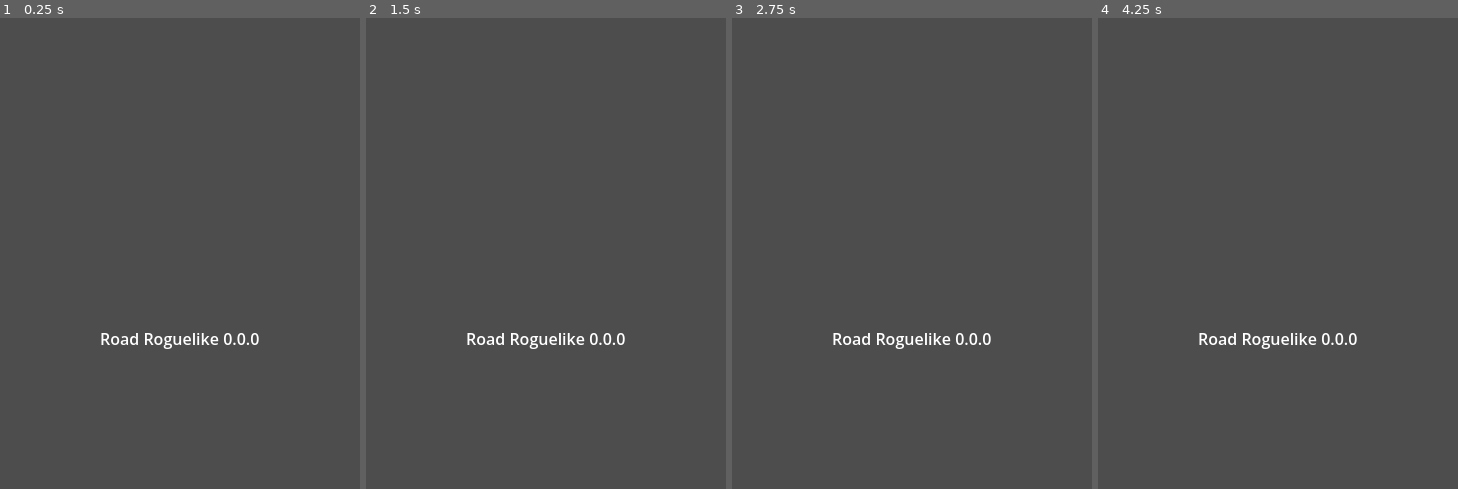
Above: before the commit, frames 1-4 (left to right).
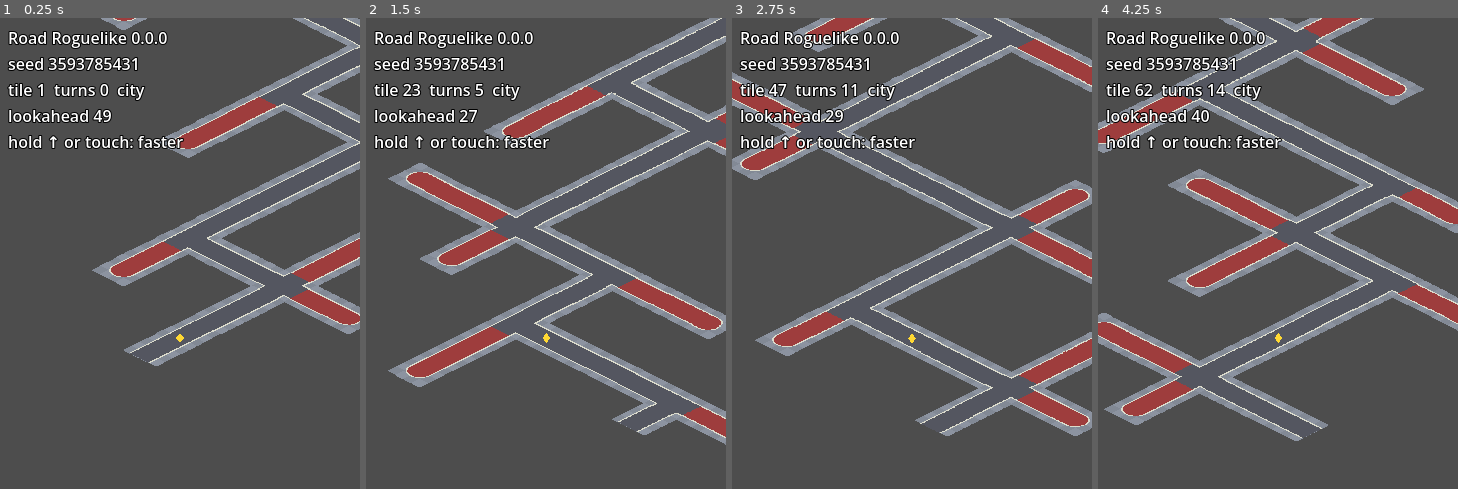
Above: after the commit, the same moments.

Repository: pompomon/roadgame
Game: Godot game, scene res://ui/main.tscn
The game is run twice, just before and just after one commit, with the same random seed, the same clock (stepped at 60 frames per second) and the same inputs.
Inputs (mouse positions are in pixels of both pictures, inside the frame that each line leads up to):
- Up to frame 1 (0.25 s): no input
- Up to frame 2 (1.5 s): tap Enter at 0.5 s; move the mouse to (625, 305) at 0.52 s; hold Up (ui_up) 0.53-1.25 s; hold Shift 0.53-1.25 s; click (625, 305) at 0.67 s; drag from (474, 371) to (528, 465) at 1.27 s
- Up to frame 3 (2.75 s): move the mouse to (948, 196) at 2.02 s; hold Up (ui_up) from 2.03 s (still down); tap Ctrl at 2.1 s; click (948, 196) at 2.17 s
- Up to frame 4 (4.25 s): release Up (ui_up) at 2.75 s; drag from (1260, 465) to (1170, 244) at 2.77 s; move the mouse to (1386, 432) at 3.52 s; tap Alt at 3.6 s; click (1386, 432) at 3.67 s

The runs differ from the first frame. In frame 1, 14% of the frame differs, in the area x 1-100%, y 0-74%; in frame 2, 20%; in frame 3, 20%; in frame 4, 23%, in the area x 0-100%, y 0-90%.

Commit message:
world, ui: add the grey box and the road viewer (M1 PR 4)
M1_PLAN.md PR 4 (M1.6). Ported from m1/prototype (c9ca9eb).

- world/greybox_atlas.gd: draws the road and ground atlases at startup
  from RoadGeometry, so the road on screen is the road the car is
  judged on (G8), with a 1 px bleed against seams (G10).
- world/world_renderer.gd and world.tscn: draw the buffer's tiles on a
  ground and a road TileMapLayer, offset so cell centres land on
  Iso.tile_to_world() (G2), and erase them when they are freed. No
  props yet (G7).
- ui/main.gd and main.tscn: the road viewer is the main scene until M2,
  so Pages, the APK and smoke.sh run it (G4). It prints how long the
  tilesets took (E9) and, with --autopilot, how far it got.
- tools/ci/smoke.sh: require the autopilot line with a tile above 0
  (G17). tests/unit/test_smoke.gd: the root is now a Node.

Co-authored-by: Copilot <223556219+Copilot@users.noreply.github.com>

Diff:
--- /dev/null
+++ b/tests/unit/test_greybox_atlas.gd
@@ -0,0 +1,89 @@
+extends GutTest
+
+const NS := 0b0101
+const EW := 0b1010
+const CAP_S := 0b0100
+
+var _road: TileSet
+var _image: Image
+
+
+func before_all() -> void:
+	var start := Time.get_ticks_usec()
+	_road = GreyboxAtlas.road_tileset()
+	gut.p("road atlas built in %d ms" % ((Time.get_ticks_usec() - start) / 1000))
+	var source: TileSetAtlasSource = _road.get_source(0)
+	_image = source.texture.get_image()
+
+
+func _near(a: Color, b: Color) -> bool:
+	return absf(a.r - b.r) + absf(a.g - b.g) + absf(a.b - b.b) + absf(a.a - b.a) < 0.02
+
+
+## The road atlas pixel at tile-local point `local` of tile (exits, row).
+func _pixel(exits: int, row: int, local: Vector2) -> Color:
+	var w := Iso.tile_to_world(local) + Vector2(Iso.TILE_W * 0.5, 0)
+	var origin := Vector2i(exits - 1, row) * Vector2i(Iso.TILE_W, Iso.TILE_H)
+	return _image.get_pixelv(origin + Vector2i(w.floor()))
+
+
+func test_road_atlas_layout() -> void:
+	assert_eq(_road.tile_shape, TileSet.TILE_SHAPE_ISOMETRIC)
+	assert_eq(_road.tile_layout, TileSet.TILE_LAYOUT_DIAMOND_DOWN)
+	assert_eq(_road.tile_size, Vector2i(Iso.TILE_W, Iso.TILE_H))
+	var source: TileSetAtlasSource = _road.get_source(0)
+	assert_eq(source.get_tiles_count(), 15 * GreyboxAtlas.Row.size())
+	assert_eq(_image.get_size(), Vector2i(15 * Iso.TILE_W, GreyboxAtlas.Row.size() * Iso.TILE_H))
+
+
+func test_road_coords() -> void:
+	var tile := RoadTile.new(Vector2i.ZERO, RoadTile.Type.DEAD_END, Heading.E, 0b1000)
+	assert_eq(GreyboxAtlas.road_coords(tile, false), Vector2i(7, GreyboxAtlas.Row.ROAD), "in a run")
+	assert_eq(GreyboxAtlas.road_coords(tile, true), Vector2i(7, GreyboxAtlas.Row.DEAD_END))
+	tile.type = RoadTile.Type.SET_PIECE
+	tile.exits = NS
+	tile.set_piece = &"tunnel"
+	assert_eq(GreyboxAtlas.road_coords(tile, true), Vector2i(4, GreyboxAtlas.Row.TUNNEL))
+	tile.set_piece = &"bridge"
+	assert_eq(GreyboxAtlas.road_coords(tile, false), Vector2i(4, GreyboxAtlas.Row.BRIDGE))
+	assert_eq(GreyboxAtlas.ground_coords(2, Vector2i(3, 4)), Vector2i(2, 1))
+	assert_eq(GreyboxAtlas.ground_coords(2, Vector2i(-3, 5)), Vector2i(2, 0))
+
+
+func test_every_tile_has_road_in_the_centre_and_none_in_the_corners() -> void:
+	var corners: Array[Vector2] = [Vector2(0.03, 0.03), Vector2(0.97, 0.03), Vector2(0.03, 0.97)]
+	for row: int in GreyboxAtlas.Row.size():
+		for exits: int in range(1, 16):
+			var centre := _pixel(exits, row, Vector2(0.5, 0.5))
+			if not _near(centre, GreyboxAtlas.ROAD_COLORS[row]):
+				fail_test("exits %d row %d: centre is %s" % [exits, row, centre])
+			for corner: Vector2 in corners:
+				if _pixel(exits, row, corner).a != 0.0:
+					fail_test("exits %d row %d: corner %s is drawn" % [exits, row, corner])
+	pass_test("15 × %d tiles" % GreyboxAtlas.Row.size())
+
+
+func test_road_pixels_follow_the_road_geometry() -> void:
+	var road := GreyboxAtlas.ROAD_COLORS[GreyboxAtlas.Row.ROAD]
+	var w := Tuning.ROAD_HALF_WIDTH
+	assert_true(_near(_pixel(NS, 0, Vector2(0.5, 0.04)), road), "N|S: N end")
+	assert_true(_near(_pixel(NS, 0, Vector2(0.5, -0.008)), road), "N|S: bleeds into the next tile")
+	assert_eq(_pixel(NS, 0, Vector2(0.12, 0.5)).a, 0.0, "N|S: beside the road, ground shows")
+	assert_true(_near(_pixel(NS, 0, Vector2(0.5 + w - 0.01, 0.5)), GreyboxAtlas.EDGE_COLOR))
+	assert_true(_near(_pixel(EW, 0, Vector2(0.04, 0.5)), road), "E|W: W end")
+	assert_eq(_pixel(EW, 0, Vector2(0.5, 0.1)).a, 0.0, "E|W: no road to the N")
+	assert_true(_near(_pixel(CAP_S, 0, Vector2(0.5, 0.9)), road), "cap: road to the S")
+	assert_eq(_pixel(CAP_S, 0, Vector2(0.5, 0.1)).a, 0.0, "cap: nothing past the end")
+
+
+func test_ground_tileset() -> void:
+	var colors: Array[Color] = [Color.RED, Color.BLUE]
+	var ground := GreyboxAtlas.build_ground_tileset(colors)
+	var size := Vector2i(Iso.TILE_W, Iso.TILE_H) / Iso.GROUND_PER_TILE
+	assert_eq(ground.tile_size, size)
+	var source: TileSetAtlasSource = ground.get_source(0)
+	var image := source.texture.get_image()
+	assert_true(_near(image.get_pixelv(Vector2i(1, 0) * size + size / 2), Color.BLUE))
+	var dark := Color.BLUE.darkened(GreyboxAtlas.GROUND_SHADE)
+	assert_true(_near(image.get_pixelv(Vector2i(1, 1) * size + size / 2), dark))
+	assert_eq(image.get_pixel(0, 0).a, 0.0, "outside the diamond")
--- a/tests/unit/test_smoke.gd
+++ b/tests/unit/test_smoke.gd
@@ -7,7 +7,7 @@
 
 func test_main_scene_shows_version() -> void:
 	var scene: PackedScene = load("res://ui/main.tscn")
-	var main: Control = scene.instantiate()
+	var main: Node = scene.instantiate()
 	add_child_autofree(main)
 	var label: Label = main.get_node("%Label")
 	assert_string_contains(label.text, "Road Roguelike")
--- /dev/null
+++ b/tests/unit/test_world_renderer.gd
@@ -0,0 +1,63 @@
+extends GutTest
+
+const Fixtures := preload("res://tests/helpers/road_fixtures.gd")
+
+var _world: WorldRenderer
+var _buffer: RoadBuffer
+
+
+func before_each() -> void:
+	var scene: PackedScene = load("res://world/world.tscn")
+	_world = add_child_autofree(scene.instantiate())
+	_buffer = RoadBuffer.new(RoadGenerator.new(11, Fixtures.schedule()))
+
+
+## Counts the buffered tiles drawn wrongly on the road and ground layers.
+func _wrong_cells() -> int:
+	var road: TileMapLayer = _world.get_node("%RoadLayer")
+	var ground: TileMapLayer = _world.get_node("%GroundLayer")
+	var tiles := _buffer.tiles()
+	var wrong := absi(road.get_used_cells().size() - tiles.size())
+	wrong += absi(ground.get_used_cells().size() - tiles.size() * Iso.GROUND_PER_TILE ** 2)
+	for tile: RoadTile in tiles:
+		if road.get_cell_atlas_coords(tile.cell) != GreyboxAtlas.road_coords(tile, false):
+			wrong += 1
+		if ground.get_cell_source_id(tile.cell * Iso.GROUND_PER_TILE) != 0:
+			wrong += 1
+	return wrong
+
+
+func test_draws_the_buffer_and_follows_refills_and_frees() -> void:
+	_buffer.start()
+	_world.bind(_buffer, Fixtures.schedule())
+	assert_eq(_wrong_cells(), 0, "tiles generated before bind()")
+	for i: int in range(1, 400):
+		_buffer.on_car_path_index(i)
+	assert_gt(_buffer.first_index(), 300)
+	assert_eq(_wrong_cells(), 0, "after refills and frees")
+
+
+func test_debug_view_tints_dead_ends() -> void:
+	_world.show_dead_ends = true
+	_world.bind(_buffer, Fixtures.schedule())
+	_buffer.start()
+	var road: TileMapLayer = _world.get_node("%RoadLayer")
+	var dead_ends := 0
+	for tile: RoadTile in _buffer.tiles():
+		if tile.type == RoadTile.Type.DEAD_END:
+			dead_ends += 1
+			assert_eq(road.get_cell_atlas_coords(tile.cell).y, GreyboxAtlas.Row.DEAD_END)
+	assert_gt(dead_ends, 0)
+
+
+func test_layers_line_up_with_tile_space() -> void:
+	_world.bind(_buffer, Fixtures.schedule())
+	_buffer.start()
+	var road: TileMapLayer = _world.get_node("%RoadLayer")
+	var ground: TileMapLayer = _world.get_node("%GroundLayer")
+	var cell := _buffer.path_tile(30).cell
+	var centre := Iso.tile_to_world(Iso.cell_centre(cell))
+	assert_almost_eq(road.position + road.map_to_local(cell), centre, Vector2(1e-3, 1e-3))
+	var g := cell * Iso.GROUND_PER_TILE
+	var g_centre := Iso.tile_to_world((Vector2(g) + Vector2(0.5, 0.5)) / Iso.GROUND_PER_TILE)
+	assert_almost_eq(ground.position + ground.map_to_local(g), g_centre, Vector2(1e-3, 1e-3))
--- a/ui/main.gd
+++ b/ui/main.gd
@@ -1,9 +1,78 @@
-extends Control
-## M0 placeholder main scene. Shows the build version so artifacts are easy to identify.
+extends Node
+## M1 road viewer, the main scene until M2: the camera follows the correct path through the
+## generated road. Hold ↑, or touch and hold, to fast-forward. User arguments (after "--"):
+## --seed=<int> picks the road (D8); --autopilot always fast-forwards (the CI smoke run).
 
+## Viewer speeds, in tiles per second.
+const SPEED := 3.0
+const FAST_SPEED := 24.0
+
+var _buffer: RoadBuffer
+var _distance := 0.0
+var _seed := 0
+var _turns := 0
+var _always_fast := false
+var _touching := false
+
+@onready var _world: WorldRenderer = %World
+@onready var _camera: Camera2D = %Camera
+@onready var _ghost: Node2D = %Ghost
 @onready var _label: Label = %Label
 
 
 func _ready() -> void:
+	var args := OS.get_cmdline_user_args()
+	_always_fast = args.has("--autopilot")
+	_seed = _parse_seed(args)
+	var schedule: AreaSchedule = load("res://areas/schedule.tres")
+	_buffer = RoadBuffer.new(RoadGenerator.new(_seed, schedule))
+	_world.show_dead_ends = true
+	var start := Time.get_ticks_usec()
+	_world.bind(_buffer, schedule)
+	# Read on devices (browser console, adb logcat): the grey-box atlas is drawn at run time.
+	print("grey box: tilesets built in %d ms" % ((Time.get_ticks_usec() - start) / 1000))
+	_buffer.start()
+	_update_view()
+
+
+func _exit_tree() -> void:
+	if _always_fast:
+		# tools/ci/smoke.sh requires this line with a tile above 0: the viewer drove the buffer.
+		var tile := _buffer.path_tile(_buffer.car_index())
+		print("autopilot: tile %d, turns %d, area %s" % [tile.path_index, _turns, tile.area_id])
+
+
+func _unhandled_input(event: InputEvent) -> void:
+	var touch := event as InputEventScreenTouch
+	if touch != null:
+		_touching = touch.pressed
+	var click := event as InputEventMouseButton
+	if click != null and click.button_index == MOUSE_BUTTON_LEFT:
+		_touching = click.pressed
+
+
+func _physics_process(delta: float) -> void:
+	var fast := _always_fast or _touching or Input.is_action_pressed("ui_up")
+	_distance += (FAST_SPEED if fast else SPEED) * delta
+	_buffer.on_car_path_index(roundi(_distance))
+	_update_view()
+
+
+func _update_view() -> void:
+	_ghost.position = Iso.tile_to_world(_buffer.centreline_point(_distance))
+	_camera.position = _ghost.position
+	var tile := _buffer.path_tile(roundi(_distance))
+	if tile.is_junction():
+		_turns = maxi(_turns, tile.turn_number + 1)
 	var version: String = ProjectSettings.get_setting("application/config/version", "dev")
-	_label.text = "Road Roguelike %s" % version
+	_label.text = (
+		"Road Roguelike %s\nseed %d\ntile %d  turns %d  %s\nlookahead %d\nhold ↑ or touch: faster"
+		% [version, _seed, tile.path_index, _turns, tile.area_id, _buffer.lookahead()]
+	)
+
+
+static func _parse_seed(args: PackedStringArray) -> int:
+	for arg: String in args:
+		if arg.begins_with("--seed="):
+			return arg.trim_prefix("--seed=").to_int()
+	return RandomNumberGenerator.new().randi()
--- a/ui/main.tscn
+++ b/ui/main.tscn
@@ -1,25 +1,31 @@
 [gd_scene format=3]
 
 [ext_resource type="Script" path="res://ui/main.gd" id="1_main"]
+[ext_resource type="PackedScene" path="res://world/world.tscn" id="2_world"]
 
-[node name="Main" type="Control"]
-layout_mode = 3
-anchors_preset = 15
-anchor_right = 1.0
-anchor_bottom = 1.0
-grow_horizontal = 2
-grow_vertical = 2
+[node name="Main" type="Node"]
 script = ExtResource("1_main")
 
-[node name="Label" type="Label" parent="."]
+[node name="World" parent="." instance=ExtResource("2_world")]
 unique_name_in_owner = true
-layout_mode = 1
-anchors_preset = 8
-anchor_left = 0.5
-anchor_top = 0.5
-anchor_right = 0.5
-anchor_bottom = 0.5
-grow_horizontal = 2
-grow_vertical = 2
+
+[node name="Ghost" type="Polygon2D" parent="."]
+unique_name_in_owner = true
+color = Color(1, 0.85, 0.2, 1)
+polygon = PackedVector2Array(0, -10, 8, 0, 0, 10, -8, 0)
+
+[node name="Camera" type="Camera2D" parent="."]
+unique_name_in_owner = true
+zoom = Vector2(0.5, 0.5)
+
+[node name="UI" type="CanvasLayer" parent="."]
+
+[node name="Label" type="Label" parent="UI"]
+unique_name_in_owner = true
+offset_left = 8.0
+offset_top = 8.0
+offset_right = 352.0
+offset_bottom = 120.0
+theme_override_colors/font_outline_color = Color(0, 0, 0, 1)
+theme_override_constants/outline_size = 4
 text = "Road Roguelike"
-horizontal_alignment = 1
--- /dev/null
+++ b/world/greybox_atlas.gd
@@ -0,0 +1,107 @@
+class_name GreyboxAtlas
+## Grey-box TileSets, drawn at run time from RoadGeometry so that the road on screen is exactly
+## the road the off-road test sees. Road atlas: column = exits bitmask - 1, which covers all 15
+## road tiles of plan.md §5.3 (caps, straights, corners, T-junctions, crossroads); row = Row.
+## Ground atlas: one column per area, two checker shades as rows.
+
+enum Row { ROAD, DEAD_END, TUNNEL, BRIDGE }
+
+const ROAD_COLORS: Array[Color] = [
+	Color(0.33, 0.34, 0.38), Color(0.62, 0.24, 0.24), Color(0.16, 0.16, 0.2), Color(0.5, 0.36, 0.22)
+]
+const EDGE_COLOR := Color(0.86, 0.86, 0.8)
+## Width of the road edge line, in tiles.
+const EDGE_WIDTH := 0.035
+const GROUND_SHADE := 0.07
+## Each diamond also covers the pixels this close to it, so neighbours overlap and no seam shows
+## when the camera zooms out.
+const BLEED_PX := 1.0
+
+## Drawn on first use and kept until the game quits.
+static var _road_tileset: TileSet
+
+
+## Atlas coordinates of `tile`. Dead ends get their own tint only when `show_dead_ends` is set;
+## in a run they must look like real road (plan.md §3.3).
+static func road_coords(tile: RoadTile, show_dead_ends: bool) -> Vector2i:
+	var row := Row.ROAD
+	if show_dead_ends and tile.type == RoadTile.Type.DEAD_END:
+		row = Row.DEAD_END
+	elif tile.set_piece == &"tunnel":
+		row = Row.TUNNEL
+	elif tile.set_piece == &"bridge":
+		row = Row.BRIDGE
+	return Vector2i(tile.exits - 1, row)
+
+
+static func ground_coords(area_column: int, ground_cell: Vector2i) -> Vector2i:
+	return Vector2i(area_column, posmod(ground_cell.x + ground_cell.y, 2))
+
+
+## The road TileSet, shared by every WorldRenderer.
+static func road_tileset() -> TileSet:
+	if _road_tileset != null:
+		return _road_tileset
+	var size := Vector2i(Iso.TILE_W, Iso.TILE_H)
+	var grid := Vector2i(Heading.ALL, Row.size())
+	var image := Image.create_empty(grid.x * size.x, grid.y * size.y, false, Image.FORMAT_RGBA8)
+	var inner := Tuning.ROAD_HALF_WIDTH - EDGE_WIDTH
+	for y: int in size.y:
+		for x: int in size.x:
+			var local := _local(Vector2i(x, y), size)
+			if not _inside(local, size):
+				continue
+			for exits: int in range(1, Heading.ALL + 1):
+				var distance := RoadGeometry.distance_to_centreline(exits, local)
+				if distance > Tuning.ROAD_HALF_WIDTH:
+					continue
+				for row: int in grid.y:
+					var color := ROAD_COLORS[row] if distance <= inner else EDGE_COLOR
+					image.set_pixel((exits - 1) * size.x + x, row * size.y + y, color)
+	_road_tileset = _tileset(image, size, grid)
+	return _road_tileset
+
+
+static func build_ground_tileset(colors: Array[Color]) -> TileSet:
+	var size := Vector2i(Iso.TILE_W, Iso.TILE_H) / Iso.GROUND_PER_TILE
+	var grid := Vector2i(colors.size(), 2)
+	var image := Image.create_empty(grid.x * size.x, grid.y * size.y, false, Image.FORMAT_RGBA8)
+	for column: int in grid.x:
+		for shade: int in grid.y:
+			var color := colors[column].darkened(GROUND_SHADE * shade)
+			_draw_diamond(image, Vector2i(column, shade) * size, size, color)
+	return _tileset(image, size, grid)
+
+
+## Tile-local position of the centre of pixel (x, y) of a tile image.
+static func _local(pixel: Vector2i, size: Vector2i) -> Vector2:
+	var w := Vector2(pixel) + Vector2(0.5 - size.x * 0.5, 0.5)
+	return Iso.world_to_tile(w * float(Iso.TILE_W) / size.x)
+
+
+static func _inside(local: Vector2, size: Vector2i) -> bool:
+	# Opposite diamond edges are size.x * size.y / |size| pixels apart: one tile-local unit.
+	var m := BLEED_PX * Vector2(size).length() / (size.x * size.y)
+	return local.x >= -m and local.x < 1.0 + m and local.y >= -m and local.y < 1.0 + m
+
+
+static func _draw_diamond(image: Image, origin: Vector2i, size: Vector2i, color: Color) -> void:
+	for y: int in size.y:
+		for x: int in size.x:
+			if _inside(_local(Vector2i(x, y), size), size):
+				image.set_pixel(origin.x + x, origin.y + y, color)
+
+
+static func _tileset(image: Image, size: Vector2i, grid: Vector2i) -> TileSet:
+	var tile_set := TileSet.new()
+	tile_set.tile_shape = TileSet.TILE_SHAPE_ISOMETRIC
+	tile_set.tile_layout = TileSet.TILE_LAYOUT_DIAMOND_DOWN
+	tile_set.tile_size = size
+	var source := TileSetAtlasSource.new()
+	source.texture = ImageTexture.create_from_image(image)
+	source.texture_region_size = size
+	for y: int in grid.y:
+		for x: int in grid.x:
+			source.create_tile(Vector2i(x, y))
+	tile_set.add_source(source, 0)
+	return tile_set
--- /dev/null
+++ b/world/world.tscn
@@ -0,0 +1,16 @@
+[gd_scene format=3]
+
+[ext_resource type="Script" path="res://world/world_renderer.gd" id="1_renderer"]
+
+[node name="World" type="Node2D"]
+script = ExtResource("1_renderer")
+
+[node name="GroundLayer" type="TileMapLayer" parent="."]
+unique_name_in_owner = true
+
+[node name="RoadLayer" type="TileMapLayer" parent="."]
+unique_name_in_owner = true
+
+[node name="Props" type="Node2D" parent="."]
+unique_name_in_owner = true
+y_sort_enabled = true
--- /dev/null
+++ b/world/world_renderer.gd
@@ -0,0 +1,51 @@
+class_name WorldRenderer
+extends Node2D
+## Draws the tiles of a RoadBuffer on the grey-box layers (IMPLEMENTATION_PLAN.md M1.6): one road
+## cell and 4×4 ground cells per tile, erased when the buffer frees the tile.
+
+## Tint dead ends. For debug views only: in a run they must look like real road.
+@export var show_dead_ends := false
+
+var _area_columns: Dictionary[StringName, int] = {}
+
+@onready var _ground: TileMapLayer = %GroundLayer
+@onready var _road: TileMapLayer = %RoadLayer
+
+
+## Draws the tiles `buffer` has now and every later change. Call it once, when the node is ready.
+func bind(buffer: RoadBuffer, schedule: AreaSchedule) -> void:
+	var colors: Array[Color] = []
+	for entry: AreaScheduleEntry in schedule.entries:
+		if not _area_columns.has(entry.area.id):
+			_area_columns[entry.area.id] = colors.size()
+			colors.append(entry.area.id_color)
+	_ground.tile_set = GreyboxAtlas.build_ground_tileset(colors)
+	_road.tile_set = GreyboxAtlas.road_tileset()
+	_ground.position = Iso.layer_offset(_ground, Iso.GROUND_PER_TILE)
+	_road.position = Iso.layer_offset(_road, 1)
+	buffer.tiles_generated.connect(_on_tiles_generated)
+	buffer.tiles_freed.connect(_on_tiles_freed)
+	_on_tiles_generated(buffer.tiles())
+
+
+func _on_tiles_generated(tiles: Array[RoadTile]) -> void:
+	for tile: RoadTile in tiles:
+		_road.set_cell(tile.cell, 0, GreyboxAtlas.road_coords(tile, show_dead_ends))
+		var column: int = _area_columns.get(tile.area_id, 0)
+		for ground: Vector2i in _ground_cells(tile.cell):
+			_ground.set_cell(ground, 0, GreyboxAtlas.ground_coords(column, ground))
+
+
+func _on_tiles_freed(tiles: Array[RoadTile]) -> void:
+	for tile: RoadTile in tiles:
+		_road.erase_cell(tile.cell)
+		for ground: Vector2i in _ground_cells(tile.cell):
+			_ground.erase_cell(ground)
+
+
+static func _ground_cells(cell: Vector2i) -> Array[Vector2i]:
+	var cells: Array[Vector2i] = []
+	for y: int in Iso.GROUND_PER_TILE:
+		for x: int in Iso.GROUND_PER_TILE:
+			cells.append(cell * Iso.GROUND_PER_TILE + Vector2i(x, y))
+	return cells
Not shown, added: tests/unit/test_greybox_atlas.gd.uid
Not shown, added: tests/unit/test_world_renderer.gd.uid
Not shown, added: world/greybox_atlas.gd.uid
Not shown, added: world/world_renderer.gd.uid
Not shown, changed: tools/ci/smoke.sh
